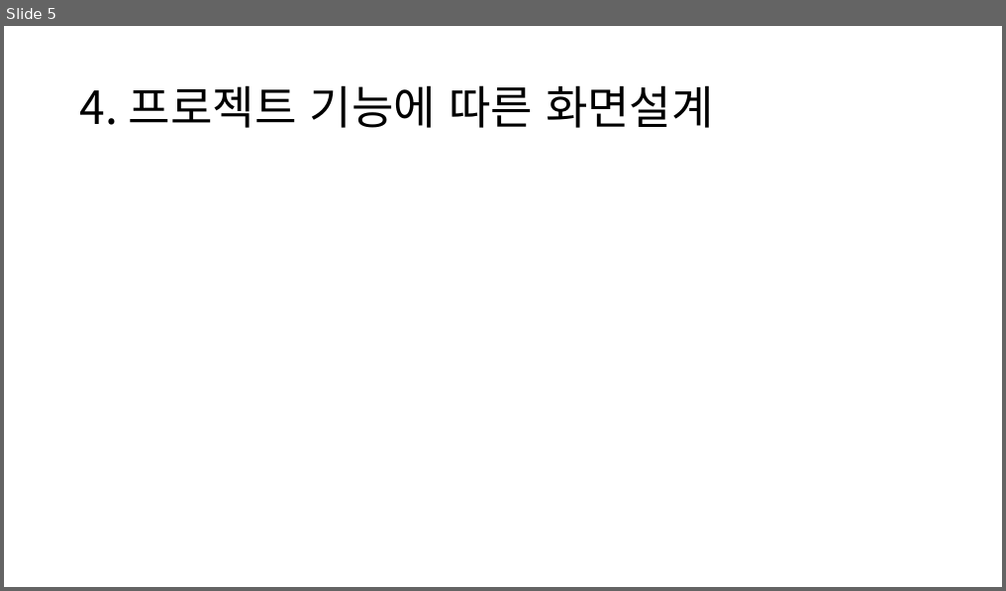
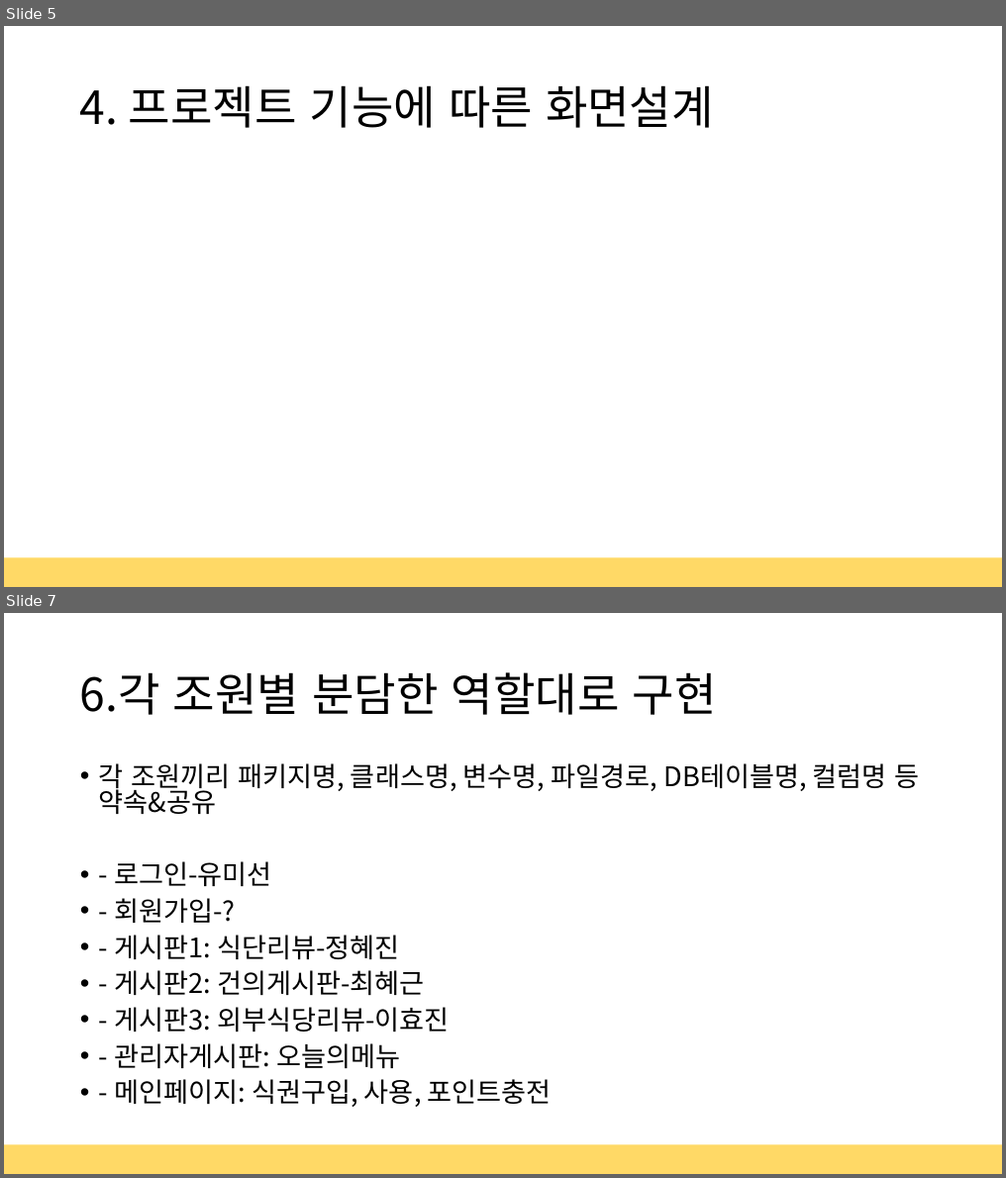
Before and after one commit to Mishuni/Multi_Food, a slide deck: 세미 프로젝트 결과발표.pptx. Shown one above the other, each under a label of ours: slide 5 before the commit, slides 5 and 7 after it; the slides between them are not shown. The pictures are 1006x591 and 1006x1178 pixels, drawn with LibreOffice and Linux fonts; fonts in the diff are those of the drawing. Boxes give left, top, right and bottom in pixels: in the first picture for what was removed or moved away, otherwise in the second. Text is boxed around its words. In the diff, an @@ line names an element or a change of style, - is before the commit and + after.

```diff
--- a/세미 프로젝트 결과발표.pptx
+++ b/세미 프로젝트 결과발표.pptx
@@ slide 7 added at (4, 613, 1002, 1174), background #FFFFFF @@
@@ title added at (80, 672, 717, 715), 44 pt, text #000000 @@
+6.각 조원별 분담한 역할대로 구현
@@ text added at (99, 763, 920, 1107), 25.9 pt, text #000000 @@
+• 각 조원끼리 패키지명, 클래스명, 변수명, 파일경로, DB테이블명, 컬럼명 등 약속&공유
+• - 로그인-유미선
+• - 회원가입-?
+• - 게시판1: 식단리뷰-정혜진
+• - 게시판2: 건의게시판-최혜근
+• - 게시판3: 외부식당리뷰-이효진
+• - 관리자게시판: 오늘의메뉴
+• - 메인페이지: 식권구입, 사용, 포인트충전
@@ rectangle added at (4, 1146, 1002, 1174), fill #FFD966, outline #FFE699 1 pt @@
@@ slide 5 changed as well @@
@@ rectangle added at (4, 559, 1002, 587), fill #FFD966, outline #FFE699 1 pt @@
```
Also in this commit, not shown: 4 other slides changed, 2 other slides added, 53 other files.
